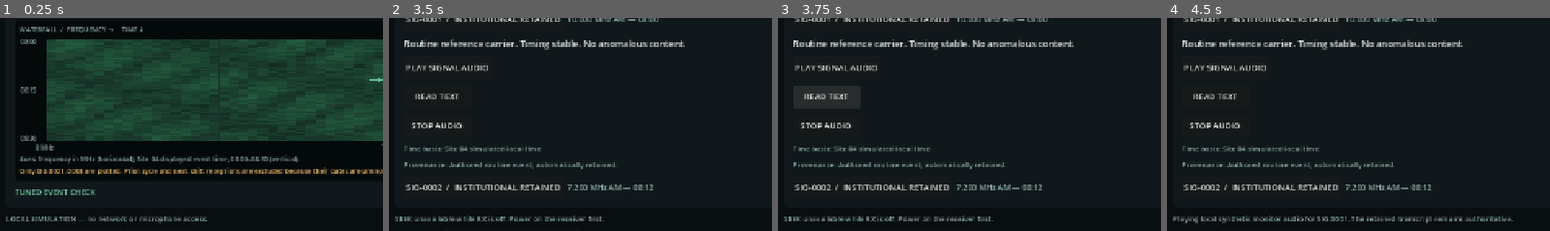
Above: before the commit, frames 1-4 (left to right).
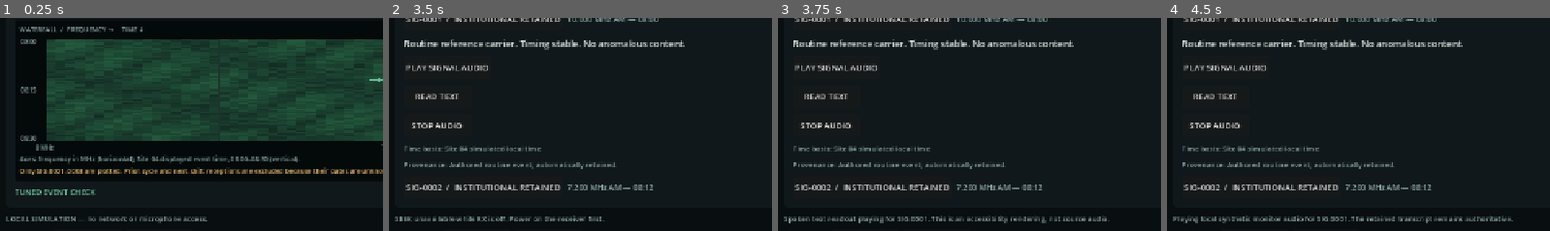
Above: after the commit, the same moments.

Repository: nuentoter/dead-air
Game: Godot game, scene res://scenes/main.tscn
The game is run twice, just before and just after one commit, with the same random seed, the same clock (stepped at 60 frames per second) and the same inputs.
Inputs:
- Up to frame 1 (0.25 s): no input
- Up to frame 2 (3.5 s): click "SEEK NEXT" at 0.5 s; click "SEEK NEXT" at 1.25 s; click "RECEIVER" at 2 s; click "RECORDINGS" at 2.75 s
- Up to frame 3 (3.75 s): click "READ TEXT" at 3.5 s
- Up to frame 4 (4.5 s): click "PLAY SIGNAL AUDIO" at 4.25 s
The pictures show only the part of the screen within x 0-50%, y 44-94%; the shares and areas given below are measured in that part.

Frames 1-2 are identical in both runs. In frame 3, 1.2% of the frame differs, in the area x 2-87%, y 92-97%; in frame 4, nothing differs.
Error before the commit: Parse Error: Cannot infer the type of "noise_value" variable because the value doesn't have a set type. (res://scripts/speech_engine.gd:75)

Commit message:
Fix Godot 4.3 speech engine type inference parse failure

Diff:
--- a/scripts/speech_engine.gd
+++ b/scripts/speech_engine.gd
@@ -72,7 +72,7 @@
 				sample = fundamental + formant_a + formant_b + formant_c
 			if fricative:
 				var noise_seed := sin(float(write_index) * 12.9898 + f2) * 43758.5453
-				var noise_value := (noise_seed - floor(noise_seed)) * 2.0 - 1.0
+				var noise_value: float = (noise_seed - floor(noise_seed)) * 2.0 - 1.0
 				sample = noise_value * 0.20
 			pcm.encode_s16(write_index * 2, int(round(clampf(sample * edge * 0.72, -0.85, 0.85) * 32767.0)))
 			write_index += 1
